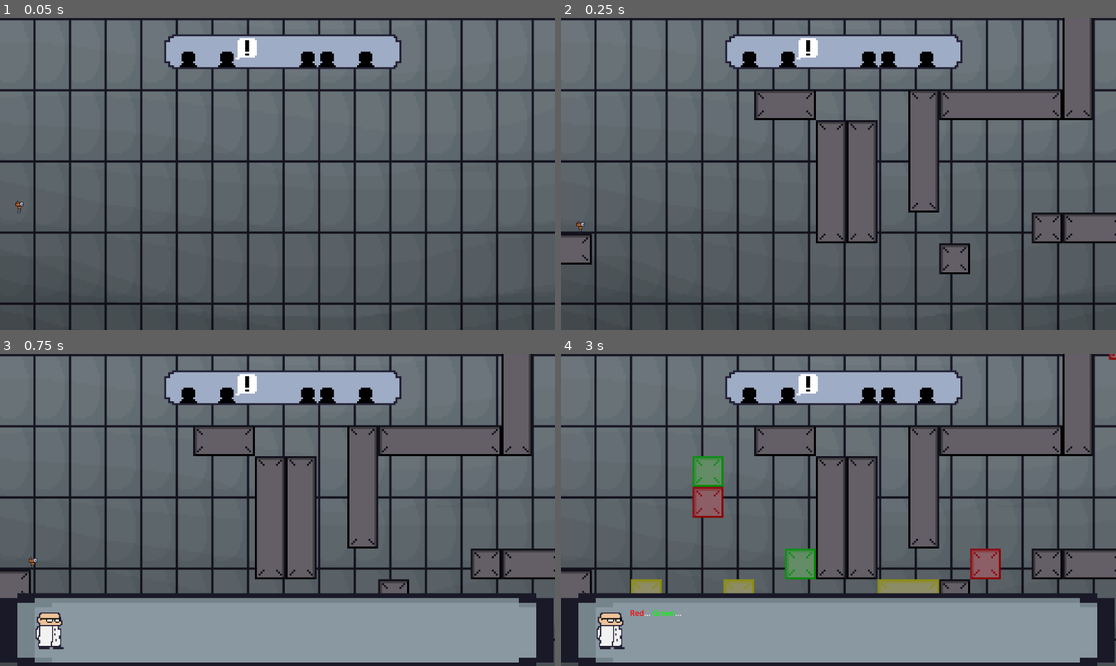
Above: before the commit, frames 1-4 (two rows, left to right).
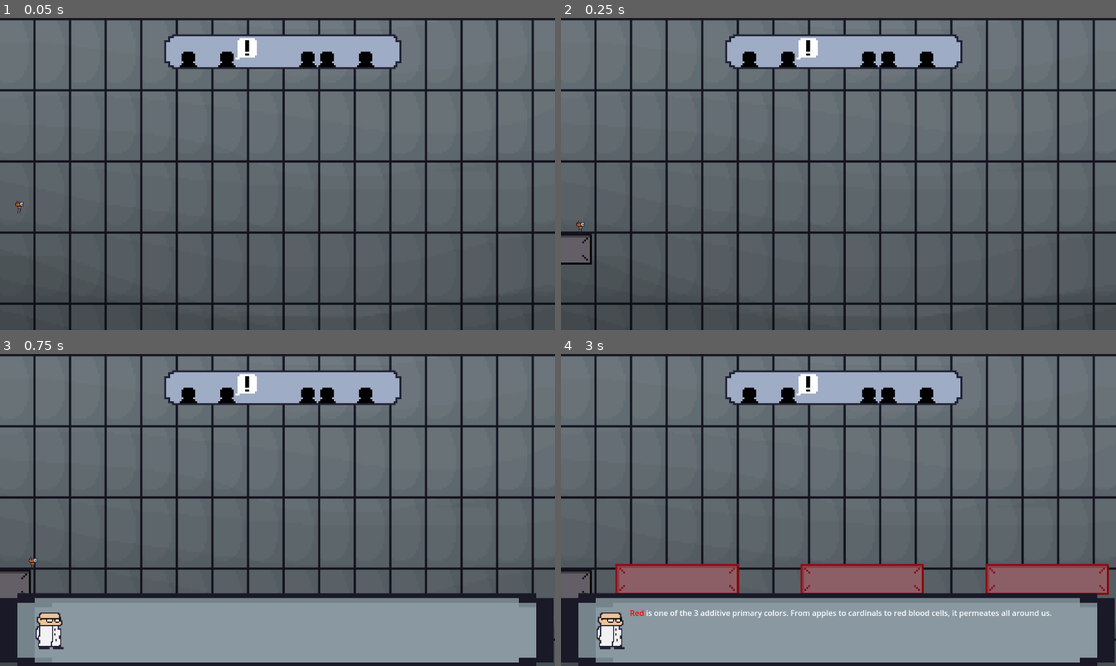
Above: after the commit, the same moments.

Repository: Gamnraa/gmtk2025
Game: Godot game, scene res://MainScene.tscn
The game is run twice, just before and just after one commit, with the same random seed, the same clock (stepped at 60 frames per second) and the same inputs.
Inputs:
- Up to frame 1 (0.05 s): no input
- Up to frame 2 (0.25 s): no input
- Up to frame 3 (0.75 s): tap Enter (enter) at 0.5, 0.6 s; hold D (right) from 0.53 s (still down)
- Up to frame 4 (3 s): tap Space (jump) at 0.77, 1.52 s; tap Enter (enter) at 1.35, 2.1, 2.85 s; release D (right) at 2.03 s; hold A (left) 2.03-2.78 s; hold D (right) from 2.78 s (still down)

Frame 1 is identical in both runs. In frame 2, 4.0% of the frame differs, in the area x 34-100%, y 0-83%; in frame 3, 3.8%; in frame 4, 12%, in the area x 9-100%, y 0-85%.

Commit message:
Update Global.gd

Diff:
--- a/Scripts/Global.gd
+++ b/Scripts/Global.gd
@@ -7,8 +7,8 @@
 var State = NONE
 var ActiveColors = {"RED":[RED, REDGREEN, REDBLUE, REDGREENBLUE], "GREEN":[GREEN, REDGREEN, GREENBLUE, REDGREENBLUE], "BLUE":[BLUE, GREENBLUE, REDBLUE, REDGREENBLUE]}
 
-var level = 1
-var sublevel = 3
+var level = 0
+var sublevel = 0
 
 var levels = [
 	["1_1.tscn", "1_2.tscn", "1_3.tscn", "1_4.tscn"],
